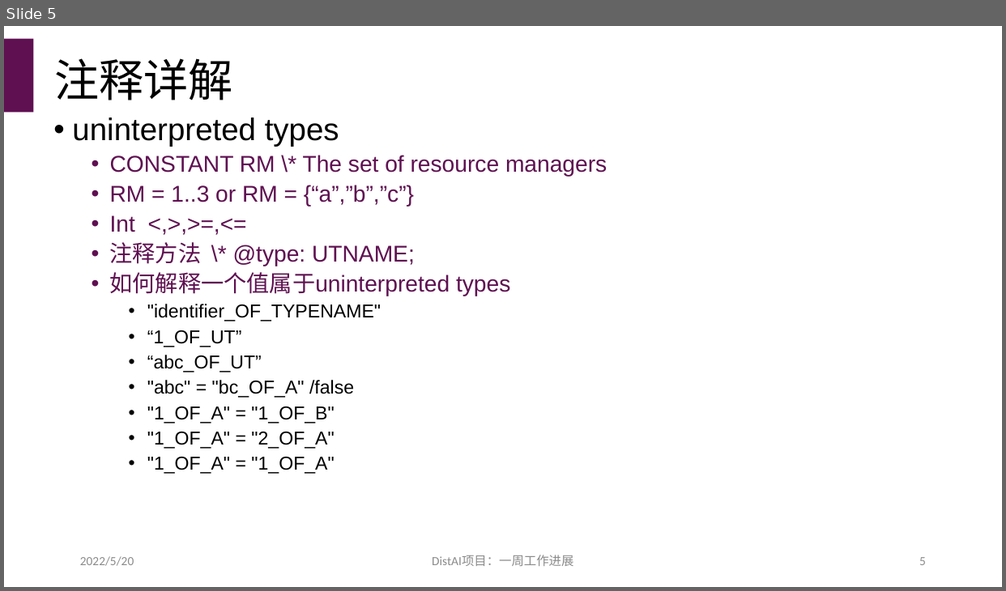
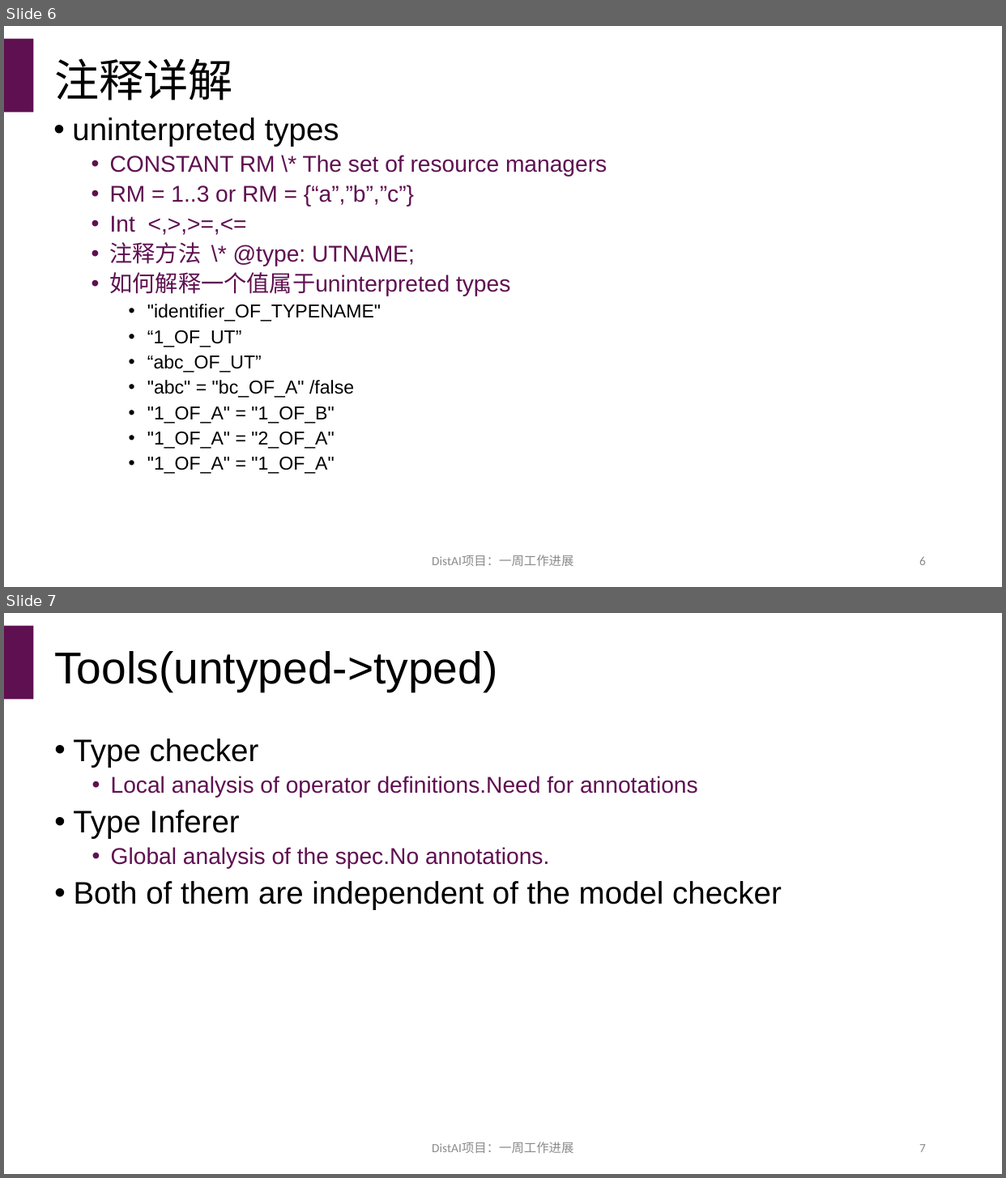
Before and after one commit to hengxin/dist-ai, a slide deck: reports/8-20220520-一周工作进展.pptx. Shown one above the other, each under a label of ours: slide 5 before the commit, slides 6 and 7 after it. The pictures are 1006x591 and 1006x1178 pixels, drawn with LibreOffice and Linux fonts; fonts in the diff are those of the drawing. Boxes give left, top, right and bottom in pixels: in the first picture for what was removed or moved away, otherwise in the second. Text is boxed around its words. In the diff, an @@ line names an element or a change of style, - is before the commit and + after.

```diff
--- a/reports/8-20220520-一周工作进展.pptx
+++ b/reports/8-20220520-一周工作进展.pptx
@@ slide 7 added at (4, 613, 1002, 1174), background #FFFFFF; not listed: 1 template element that a slide beside it also shows @@
@@ title added at (54, 651, 497, 692), 43 pt, text #000000 @@
+Tools(untyped->typed)
@@ text added at (73, 739, 698, 798), 22 pt, text #5F1051 @@
+• Type checker
+  • Local analysis of operator definitions.Need for annotations
@@ text added at (73, 810, 549, 869), 22 pt, text #5F1051 @@
+• Type Inferer
+  • Global analysis of the spec.No annotations.
@@ text added at (74, 881, 782, 910), 30 pt, text #000000 @@
+• Both of them are independent of the model checker
@@ text added at (432, 1142, 573, 1153), 12 pt, text #8C8C8C @@
+DistAI项目：一周工作进展
@@ page number added at (919, 1144, 926, 1152), 12 pt, text #8C8C8C @@
+7
@@ what was slide 5 is now slide 6 @@
@@ slide 6 changed as well @@
@@ text removed at (80, 557, 134, 566) @@
-2022/5/20
@@ page number at (919, 557, 926, 565): text changed @@
-5
+6
```
Also in this commit, not shown: 6 other slides changed, 6 other slides added.
